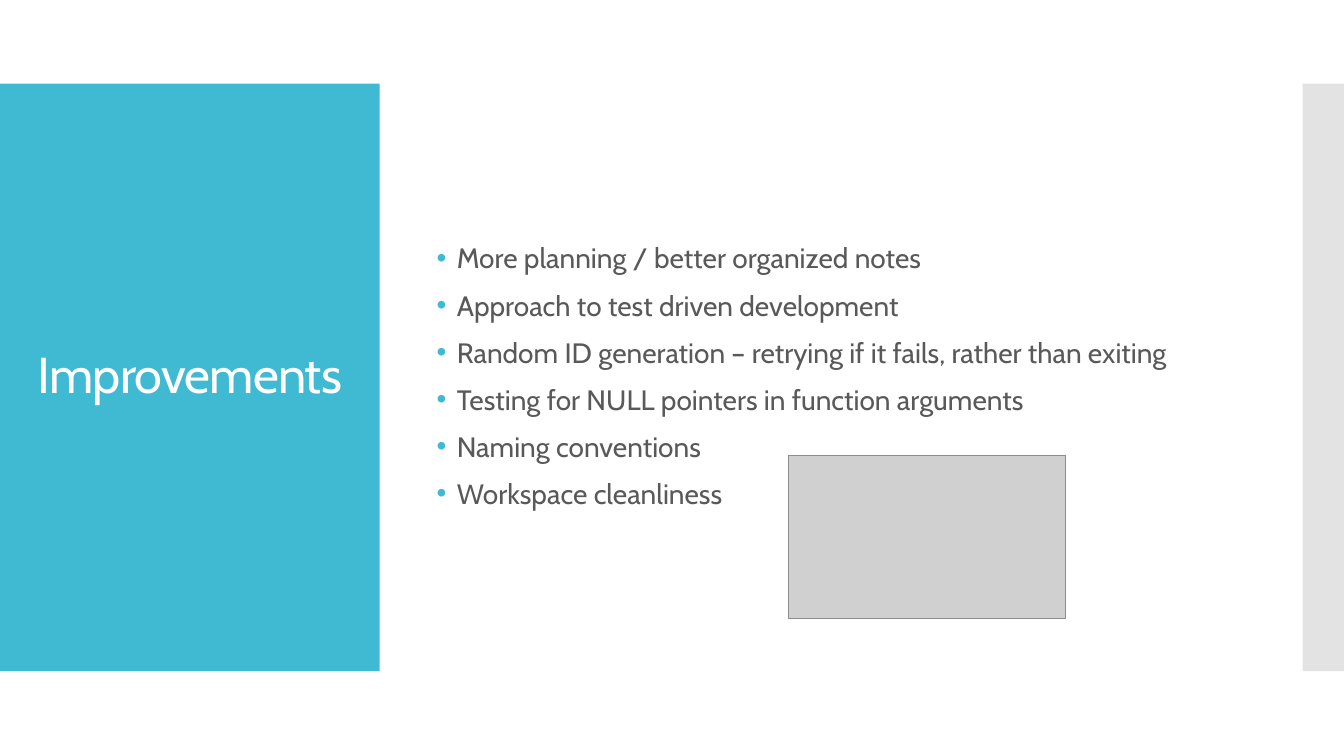
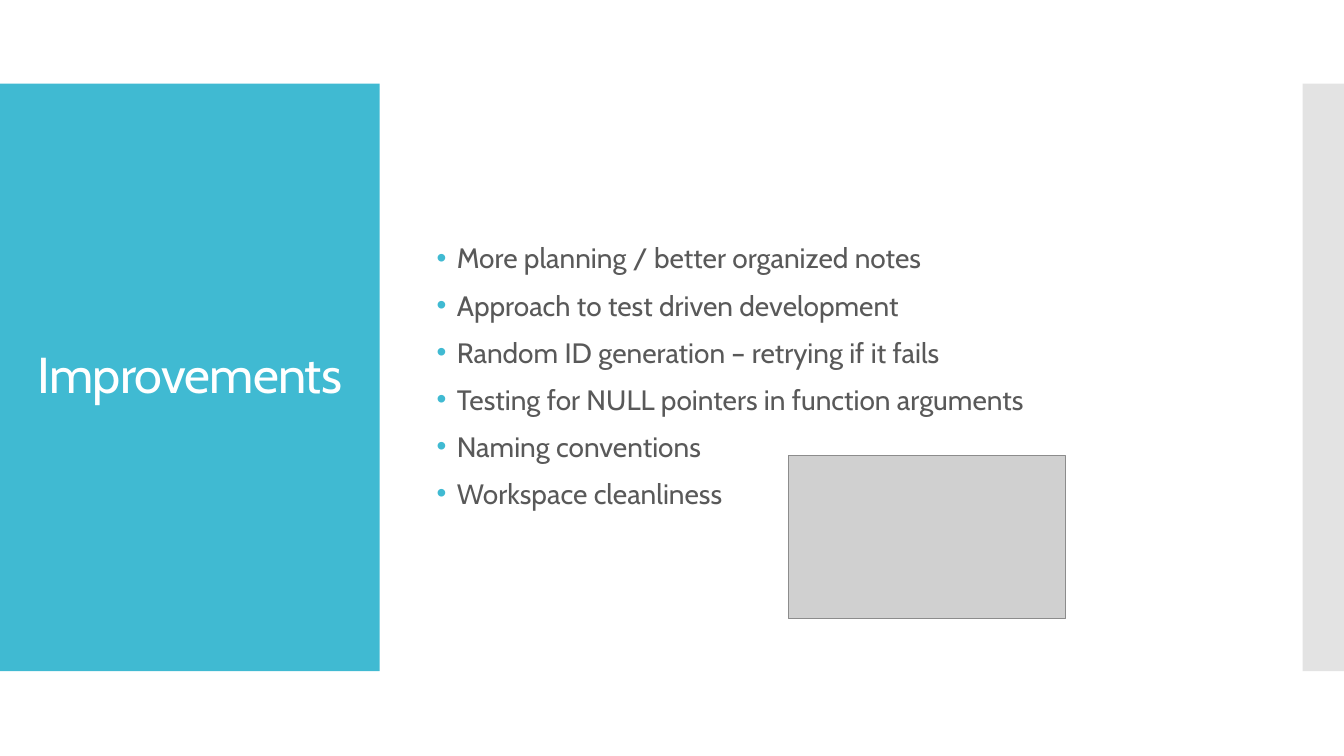
Before and after one commit to kjnorth/JobyEVtolSim, a slide deck: slide 8 of notes/joby_evtol_presentation.pptx (slide 6 before the commit). Drawn at 1344x756 pixels with LibreOffice and Linux fonts; fonts in the diff are those of the drawing; grey boxes stand for pictures. Boxes give left, top, right and bottom in pixels: in the first picture for what was removed or moved away, otherwise in the second. Text is boxed around its words. In the diff, an @@ line names an element or a change of style, - is before the commit and + after.

```diff
--- a/notes/joby_evtol_presentation.pptx
+++ b/notes/joby_evtol_presentation.pptx
@@ text at (x1=457, y1=342, x2=940, y2=369): text changed @@
-• Random ID generation – retrying if it fails, rather than exiting
+• Random ID generation – retrying if it fails
```
Also in this commit, not shown: 3 other slides changed, 2 slides added, 2 other files.
